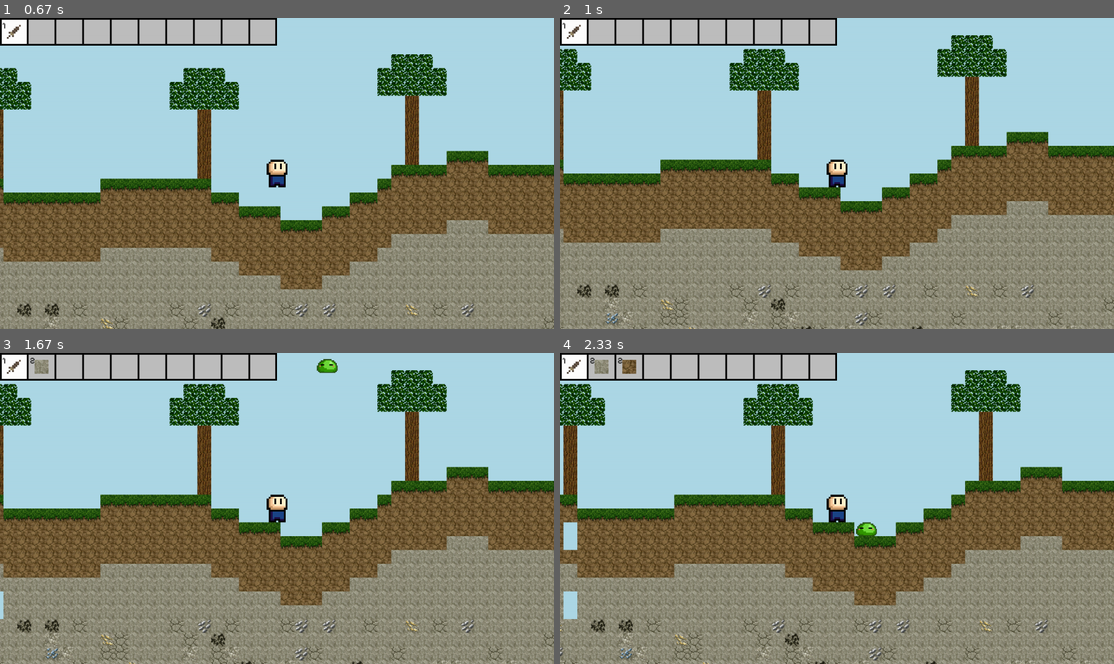
Above: before the commit, frames 1-4 (two rows, left to right).
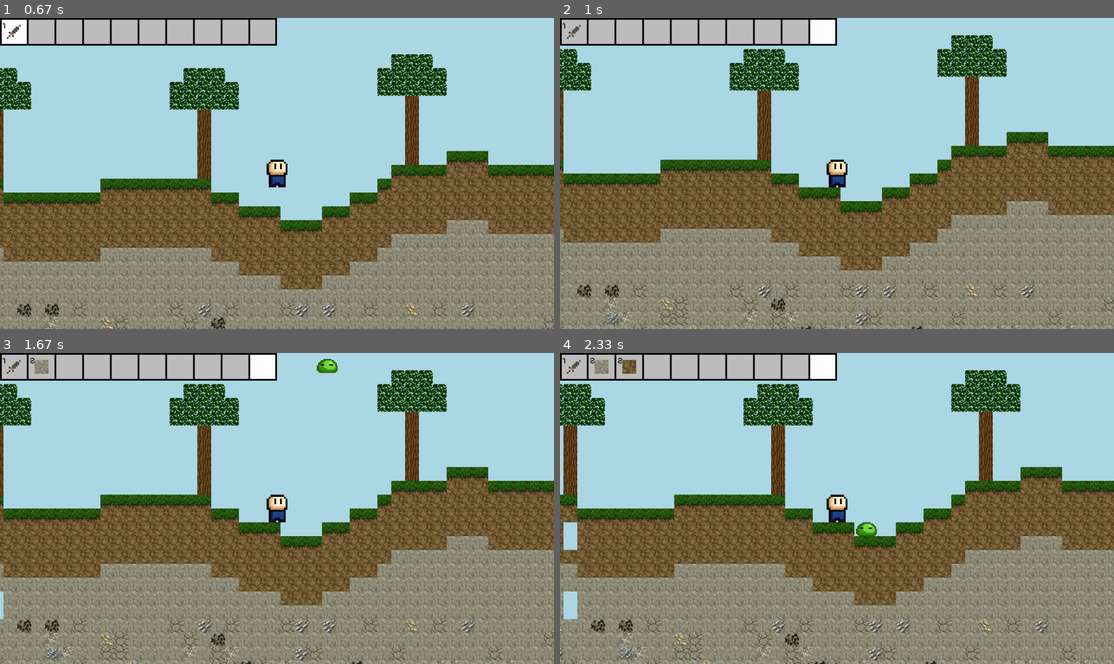
Above: after the commit, the same moments.

Repository: EricNohara/Pygame-Terraria-Clone
Game: pygame game, started from main.py
Same seed, same stepped clock (60 frames per second), same inputs: the game is played once before the commit and once after it.
Inputs (mouse positions are in pixels of both pictures, inside the frame that each line leads up to):
- Up to frame 1 (0.67 s): tap 1 at 0.33 s
- Up to frame 2 (1 s): tap 0 at 0.67 s
- Up to frame 3 (1.67 s): click (0, 611) at 1.05 s; click (0, 598) at 1.38 s
- Up to frame 4 (2.33 s): click (560, 542) at 1.72 s; click (560, 530) at 2.05 s

Frame 1 is identical in both runs. In frame 2, 0.7% of the frame differs, in the area x 0-50%, y 0-9%; in frame 3, 0.7%; in frame 4, 0.7%.

Commit message:
keyboatd input inventory select

Diff:
--- a/helper/events.py
+++ b/helper/events.py
@@ -44,6 +44,12 @@
                     return 'down'
         return 'None'
 
+    def num_keydown():
+        for event in EventHandler.events:
+            if event.type == pg.KEYDOWN:
+                if event.key == pg.K_0 or event.key == pg.K_1 or event.key == pg.K_2 or event.key == pg.K_3 or event.key == pg.K_4 or event.key == pg.K_5 or event.key == pg.K_6 or event.key == pg.K_7 or event.key == pg.K_8 or event.key == pg.K_9:
+                    return event.key
+
     def clicked_any() -> bool:
         for event in EventHandler.events:
             if event.type == pg.MOUSEBUTTONDOWN:
--- a/inventory/inventory.py
+++ b/inventory/inventory.py
@@ -48,6 +48,13 @@
             if self.active_slot > 0:
                 self.active_slot -= 1
 
+        if EventHandler.num_keydown() != None:
+            slot = int(pg.key.name(EventHandler.num_keydown())) - 1
+            if slot == -1:
+                self.active_slot = 9
+            else:
+                self.active_slot = slot
+
     def draw(self):
         pg.draw.rect(self.screen, 'grey', pg.Rect(0, 0, SLOTSIZE * len(self.slots), SLOTSIZE))
         x_offset = TILESIZE / 2
